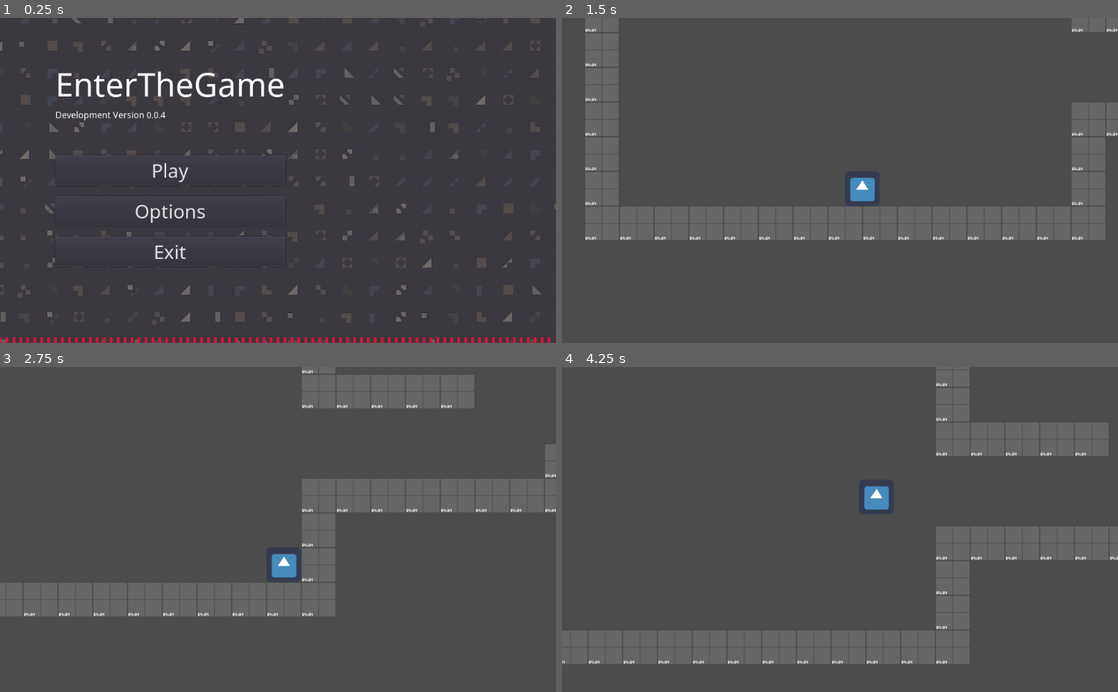
Above: before the commit, frames 1-4 (two rows, left to right).
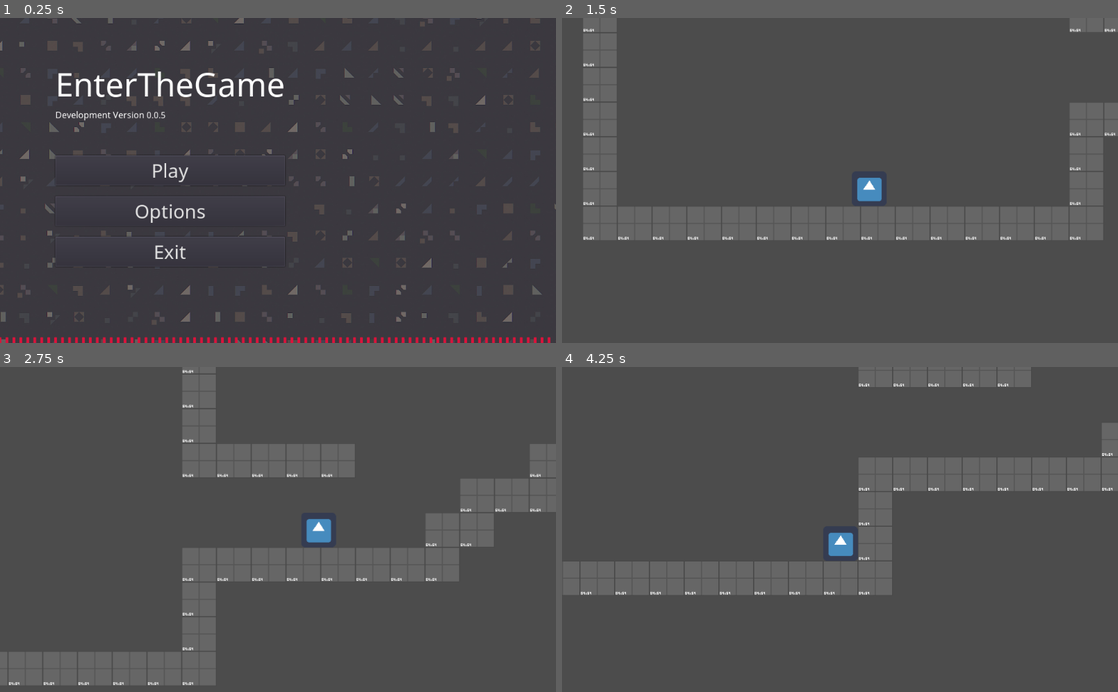
Above: after the commit, the same moments.

Repository: NuceSoftware/EnterTheGame
Game: Godot game, scene res://Scenes/titleScreen.tscn
Two runs of this game, one before a commit and one after it. Both use one fixed random seed, a clock stepped at 60 frames per second and the inputs below. The engine's default icon, where the game draws it, is replaced by a stand-in: a white triangle on a blue panel in a dark square.
Inputs (mouse positions are in pixels of both pictures, inside the frame that each line leads up to):
- Up to frame 1 (0.25 s): no input
- Up to frame 2 (1.5 s): click "Play" at 0.5 s; move the mouse to (962, 164) at 1.27 s; hold Right (ui_right) from 1.28 s (still down); hold Shift (sprint, bound only after the commit) from 1.28 s (still down)
- Up to frame 3 (2.75 s): keep holding Right (ui_right); tap Space (jump) at 1.52, 2.27 s; move the mouse to (166, 545) at 2.02 s; release Shift (sprint, bound only after the commit) at 2.03 s; tap Shift (sprint, bound only after the commit) at 2.1 s
- Up to frame 4 (4.25 s): move the mouse to (895, 458) at 2.77 s; release Right (ui_right) at 2.78 s; hold Left (ui_left) 2.78-3.53 s; hold Shift (sprint, bound only after the commit) 2.78-3.53 s; move the mouse to (812, 594) at 3.52 s; hold Right (ui_right) from 3.53 s (still down); tap Shift (sprint, bound only after the commit) at 3.6 s; tap Space (jump) at 3.77 s

The runs differ from the first frame. In frame 1, less than 0.1% of the frame differs, in the area x 28-30%, y 28-31%; in frame 2, 1.4%; in frame 3, 23%; in frame 4, 25%, in the area x 0-100%, y 0-92%.

Commit message:
Add sprinting

Diff:
--- a/Scenes/titleScreen.tscn
+++ b/Scenes/titleScreen.tscn
@@ -49,7 +49,7 @@
 margin_right = 423.0
 margin_bottom = 110.0
 custom_fonts/font = SubResource( 3 )
-text = "Development Version 0.0.4"
+text = "Development Version 0.0.5"
 __meta__ = {
 "_edit_use_anchors_": false
 }
--- a/Scripts/Player.gd
+++ b/Scripts/Player.gd
@@ -1,8 +1,8 @@
 extends KinematicBody2D
 
-const WALK_FORCE = 4000
-const WALK_MAX_SPEED = 400
-const STOP_FORCE = 1300
+var WALK_FORCE = 4000
+var WALK_MAX_SPEED = 400
+const STOP_FORCE = 1800
 const JUMP_SPEED = 800
 
 var velocity = Vector2()
@@ -10,6 +10,13 @@
 onready var gravity = 1400
 
 func _physics_process(delta):
+	if Input.get_action_strength("sprint"):
+		WALK_FORCE = 4000
+		WALK_MAX_SPEED = 600
+	else:
+		WALK_FORCE = 4000
+		WALK_MAX_SPEED = 400
+
 	# Horizontal movement code. First, get the player's input.
 	var walk = WALK_FORCE * (Input.get_action_strength("ui_right") - Input.get_action_strength("ui_left"))
 	# Slow down the player if they're not trying to move.
--- a/project.godot
+++ b/project.godot
@@ -46,6 +46,11 @@
 , Object(InputEventKey,"resource_local_to_scene":false,"resource_name":"","device":0,"alt":false,"shift":false,"control":false,"meta":false,"command":false,"pressed":false,"scancode":16777232,"unicode":0,"echo":false,"script":null)
  ]
 }
+sprint={
+"deadzone": 0.5,
+"events": [ Object(InputEventKey,"resource_local_to_scene":false,"resource_name":"","device":0,"alt":false,"shift":false,"control":false,"meta":false,"command":false,"pressed":false,"scancode":16777237,"unicode":0,"echo":false,"script":null)
+ ]
+}
 
 [rendering]
 
Not shown, added: Sprites/screenshot.png.import
